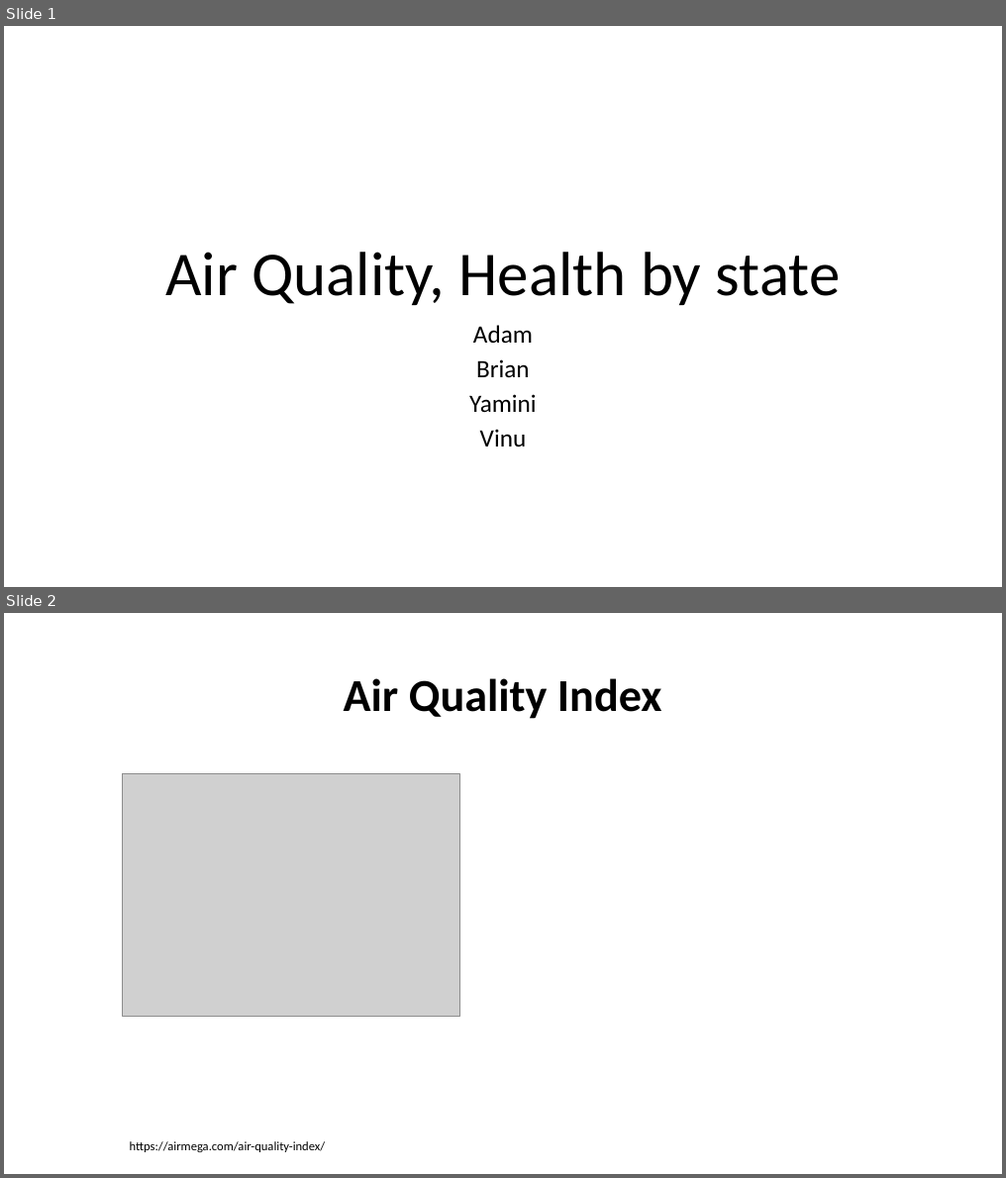
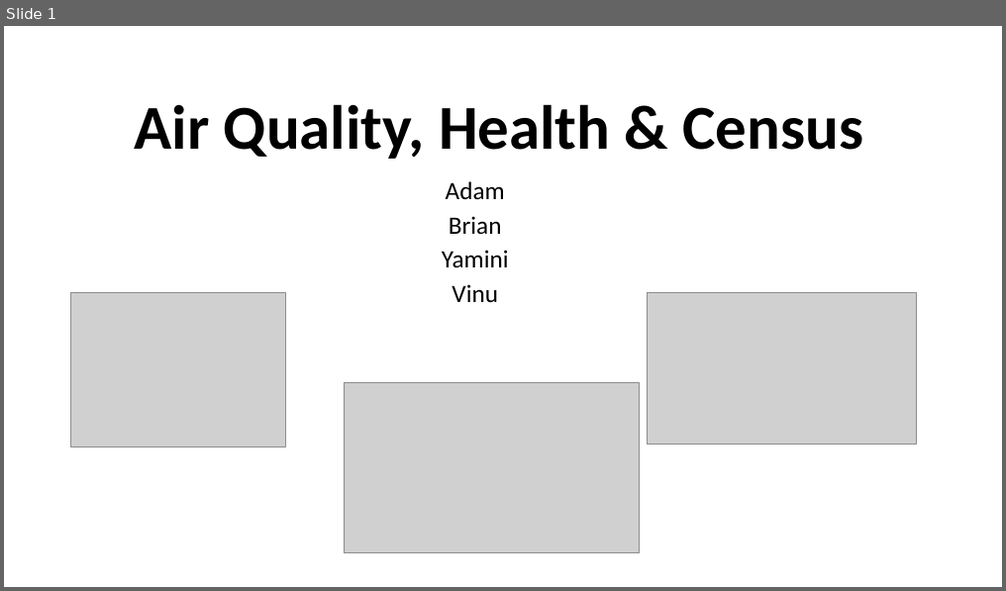
Before and after one commit to amxmongoose/City_Health, a slide deck: City_health_ppt.pptx. Shown one above the other, each under a label of ours: slides 1 and 2 before the commit, slide 1 after it. The pictures are 1006x1178 and 1006x591 pixels, drawn with LibreOffice and Linux fonts; fonts in the diff are those of the drawing; grey boxes stand for pictures. Boxes give left, top, right and bottom in pixels: in the first picture for what was removed or moved away, otherwise in the second. Text is boxed around its words. In the diff, an @@ line names an element or a change of style, - is before the commit and + after.

```diff
--- a/City_health_ppt.pptx
+++ b/City_health_ppt.pptx
@@ slide 2 removed at box(4, 613, 1002, 1174), background #FFFFFF @@
@@ title removed at box(344, 678, 662, 719) @@
-Air Quality Index
@@ picture removed at box(122, 774, 460, 1017) @@
@@ text removed at box(130, 1142, 326, 1153) @@
-https://airmega.com/air-quality-index/
@@ slide 1 changed as well @@
@@ title at box(135, 104, 863, 159): text changed; bold on @@
-Air Quality, Health by state
+Air Quality, Health & Census
@@ subtitle "Adam": place and size @@
-subtitle "Adam" at box(469, 325, 537, 448)
+subtitle "Adam" at box(442, 181, 509, 302)
@@ picture added at box(70, 293, 285, 448) @@
@@ picture added at box(648, 293, 916, 445) @@
@@ picture added at box(344, 382, 640, 554) @@
```
Also in this commit, not shown: 1 other slide changed, 7 slides added, 15 other files.
